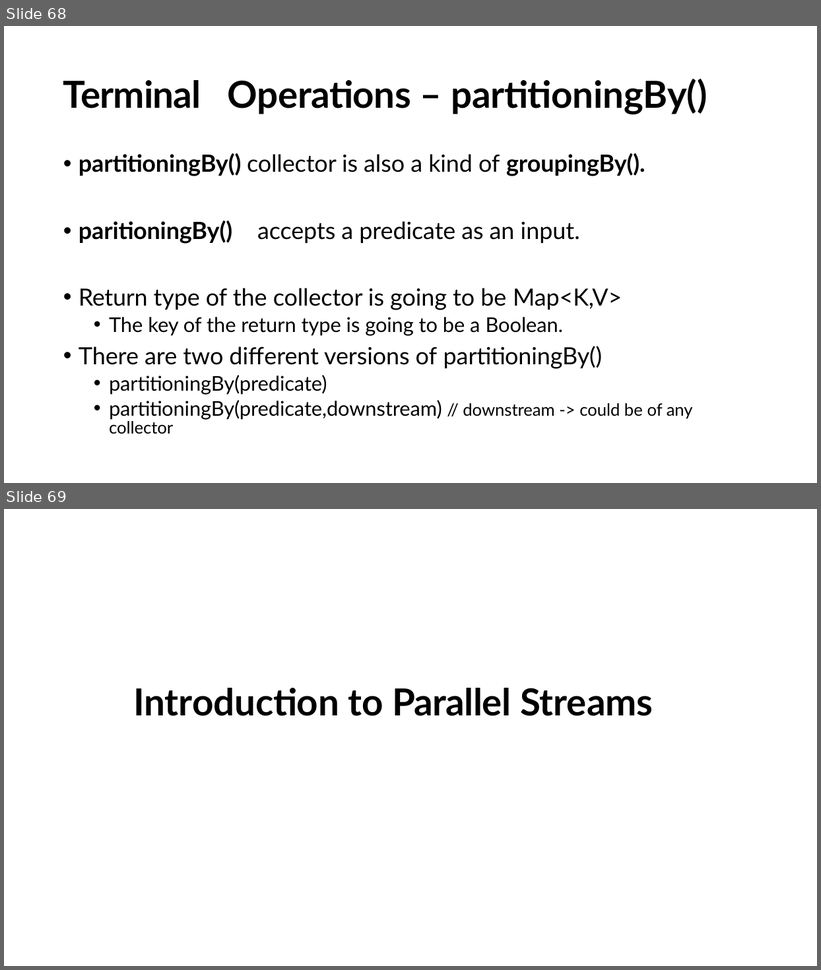
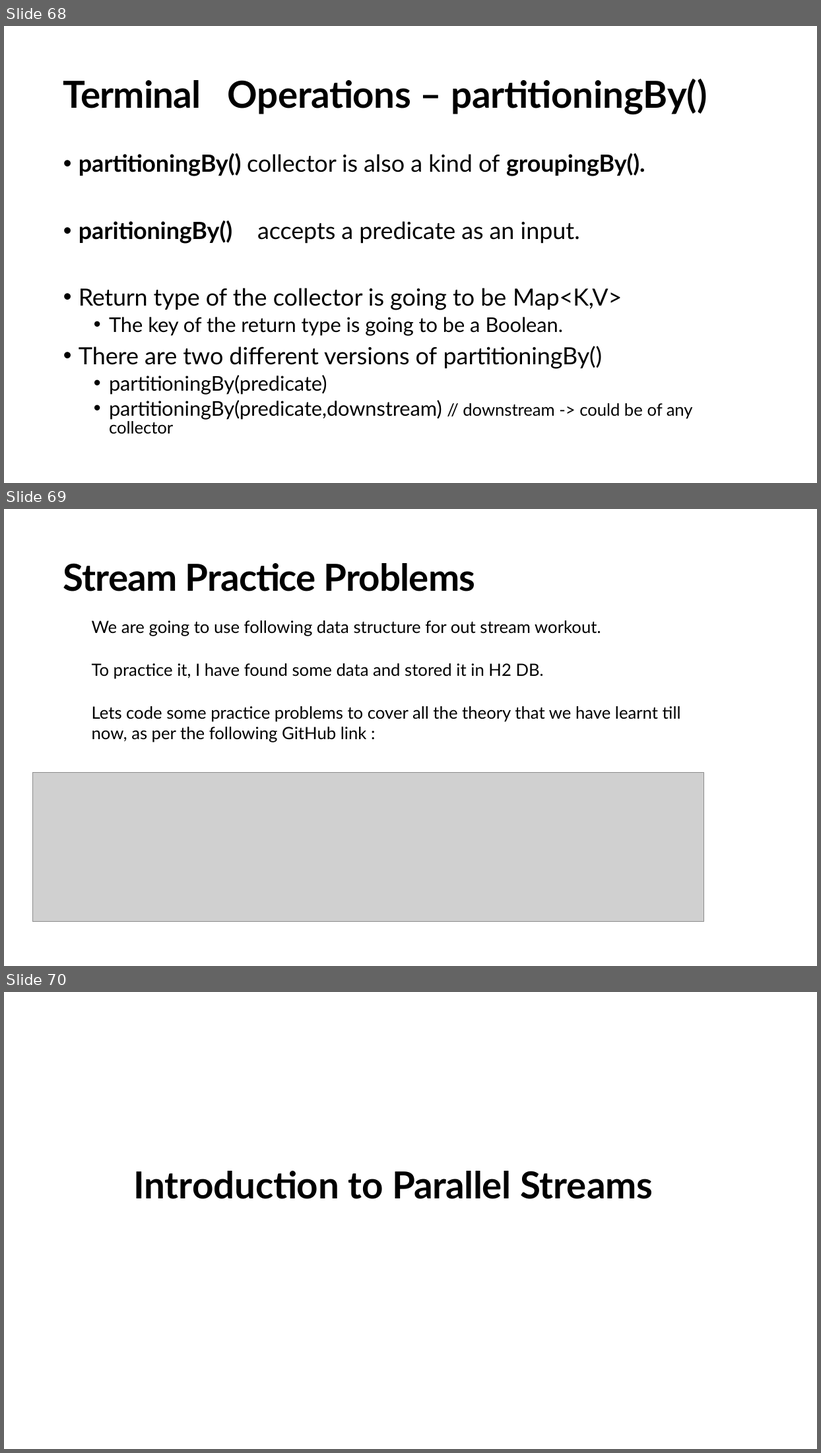
Before and after one commit to MukeshChandraSwami/learn-java, a slide deck: learn-java/learn-java8/Java-8.pptx. Shown one above the other, each under a label of ours: slides 68 and 69 before the commit, slides 68, 69 and 70 after it. The pictures are 821x970 and 821x1453 pixels, drawn with LibreOffice and Linux fonts; fonts in the diff are those of the drawing; grey boxes stand for pictures. Boxes give left, top, right and bottom in pixels: in the first picture for what was removed or moved away, otherwise in the second. Text is boxed around its words. In the diff, an @@ line names an element or a change of style, - is before the commit and + after.

Commit message:
Updated PPT

```diff
--- a/learn-java/learn-java8/Java-8.pptx
+++ b/learn-java/learn-java8/Java-8.pptx
@@ slide 69 added at (4, 509, 817, 966), background #FFFFFF @@
@@ title added at (63, 563, 476, 591), 44 pt, text #000000, bold @@
+Stream Practice Problems
@@ text added at (92, 621, 681, 743), 20 pt, text #000000 @@
+  We are going to use following data structure for out stream workout.
+  To practice it, I have found some data and stored it in H2 DB.
+  Lets code some practice problems to cover all the theory that we have learnt till now, as per the following GitHub link :
@@ picture added at (33, 772, 704, 922) @@
@@ what was slide 69 is now slide 70 @@
```
Also in this commit, not shown: 12 other files.
